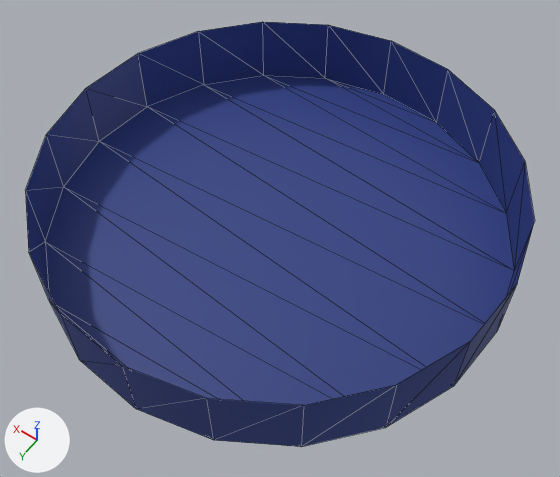
What one commit did to the glTF model ProjectPenguin/Models/IceHole.gltf.
Before and after are seen from a 50 mm lens placed at (-0.728, 1.021, 1.356), pointed at (-0.036, 0.053, -0.165). Every picture has the same lights, and +X, +Y and +Z are marked at lower left. Mesh edges are drawn as thin lines. Vertices at the same position are counted once.

Before the edit, the objects in view are built like this:
```python
me_plane_001 = bpy.data.meshes.new('Plane.001')
me_plane_001.from_pydata(...)  # 40 vertices, 58 faces; spans x -0.591..0.59, y -0.584..0.596, z -0.194..0.0
me_plane_001.materials.append(mat_material_001)  # picture img_untitled
ob_ice_001 = bpy.data.objects.new('ice.001', me_plane_001)
ob_ice_001.location = (0.0, 0.0, 0.0)
```
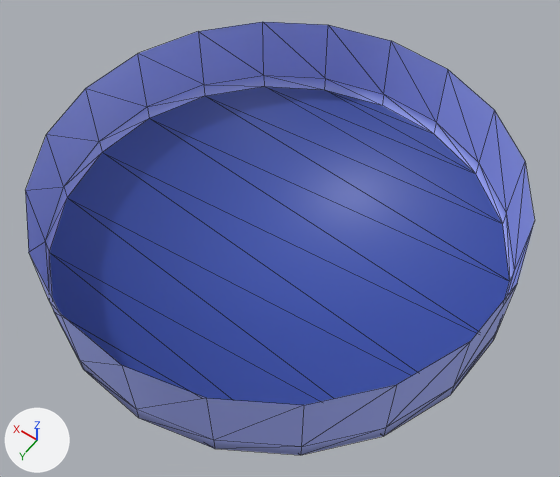
The change in detail:
Picture 'icehole' (img_icehole) is new.
Material 'Material.006' (mat_material_006) is new.
Its texture is img_icehole.
me_plane_001 is used by ob_ice_001; location (0.0, 0.0, 0.0).
me_plane_001 had 40 vertices, 58 faces and spanned x -0.591..0.59, y -0.584..0.596, z -0.194..0.0.
me_plane_001 now has 60 vertices, 98 faces and spans x -0.591..0.59, y -0.584..0.596, z -0.238..0.0.
Part 1, on me_plane_001:
18 faces are deleted.
20 new vertices lie (0.0, 0.0, -0.044) away from vertices in x -0.591..0.59, y -0.584..0.596, z -0.194.
58 new faces join them.
me_plane_001 part 2: 40 faces spanning x -0.591..0.59, y -0.584..0.596, z -0.194..0.0 switch from mat_material_001 (picture img_untitled) to mat_material_006 (picture img_icehole).

Boxes [x1, y1, x2, y2] around the edits, measured in the pictures (560 x 477 px):
'ice.001', reshaped: before [25, 22, 535, 447]; after [25, 22, 535, 455]
part 1 of me_plane_001, built on: before [45, 75, 514, 405]; after [45, 75, 514, 455]
part 2 of me_plane_001, recoloured: [25, 22, 535, 447] in both
